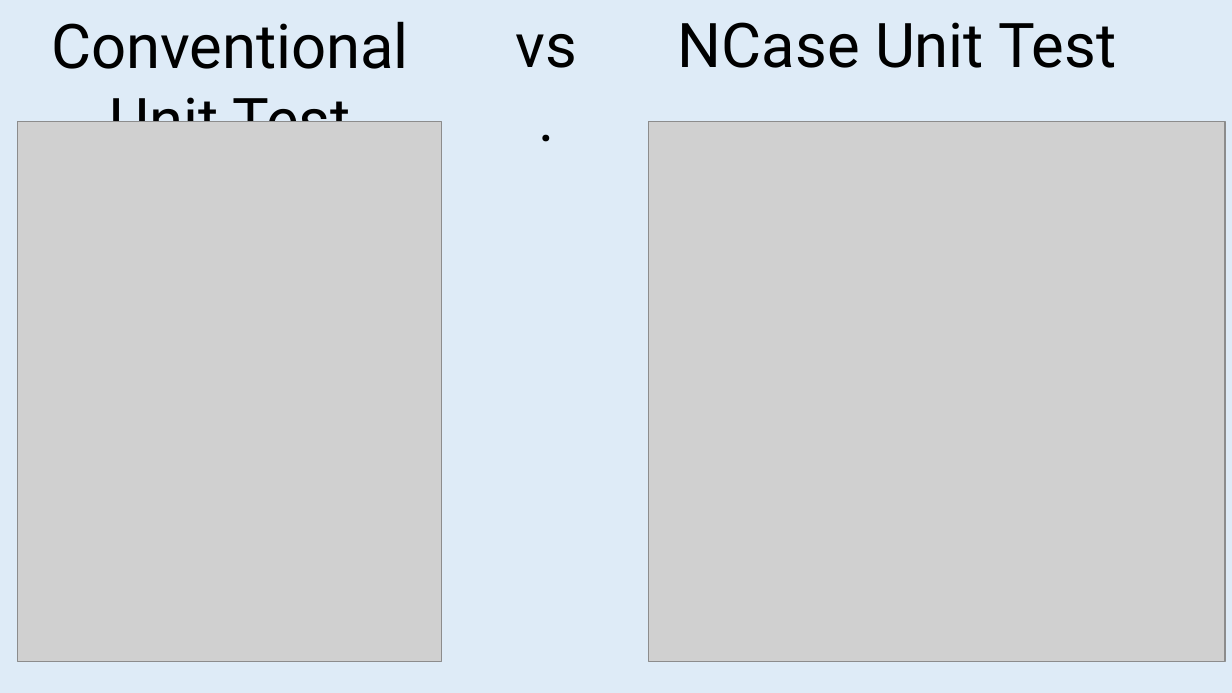
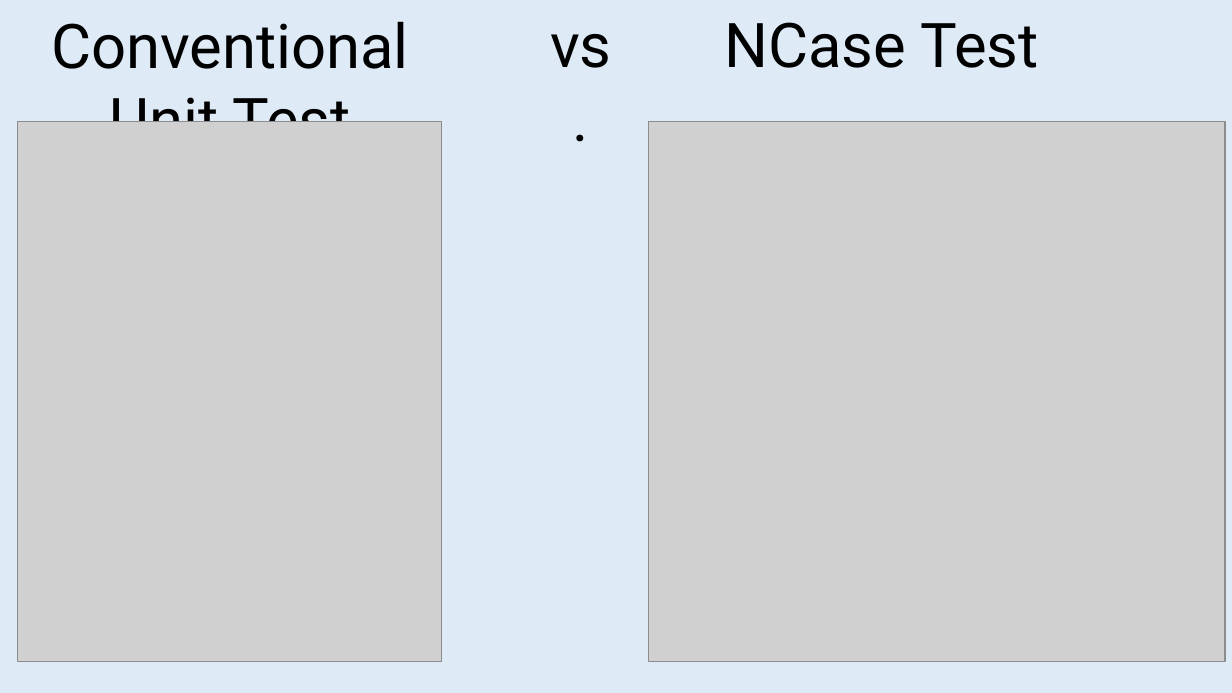
Before and after one commit to jeromerg/NCase, a slide deck: slide 2 of src/NCase.Doc/intern/ReadmeCaroussel.pptx (slide 12 before the commit). Drawn at 1232x693 pixels with LibreOffice and Linux fonts; fonts in the diff are those of the drawing; grey boxes stand for pictures. Boxes give left, top, right and bottom in pixels: in the first picture for what was removed or moved away, otherwise in the second. Text is boxed around its words. In the diff, an @@ line names an element or a change of style, - is before the commit and + after.

```diff
--- a/src/NCase.Doc/intern/ReadmeCaroussel.pptx
+++ b/src/NCase.Doc/intern/ReadmeCaroussel.pptx
@@ text "vs." moved from (x1=516, y1=34, x2=578, y2=68) to (x1=550, y1=34, x2=612, y2=68) @@
@@ text at (x1=724, y1=22, x2=1038, y2=68): text changed @@
-NCase Unit Test
+NCase Test
```
Also in this commit, not shown: 11 other slides changed, 1 slide added, 3 slides removed, 5 other files.
